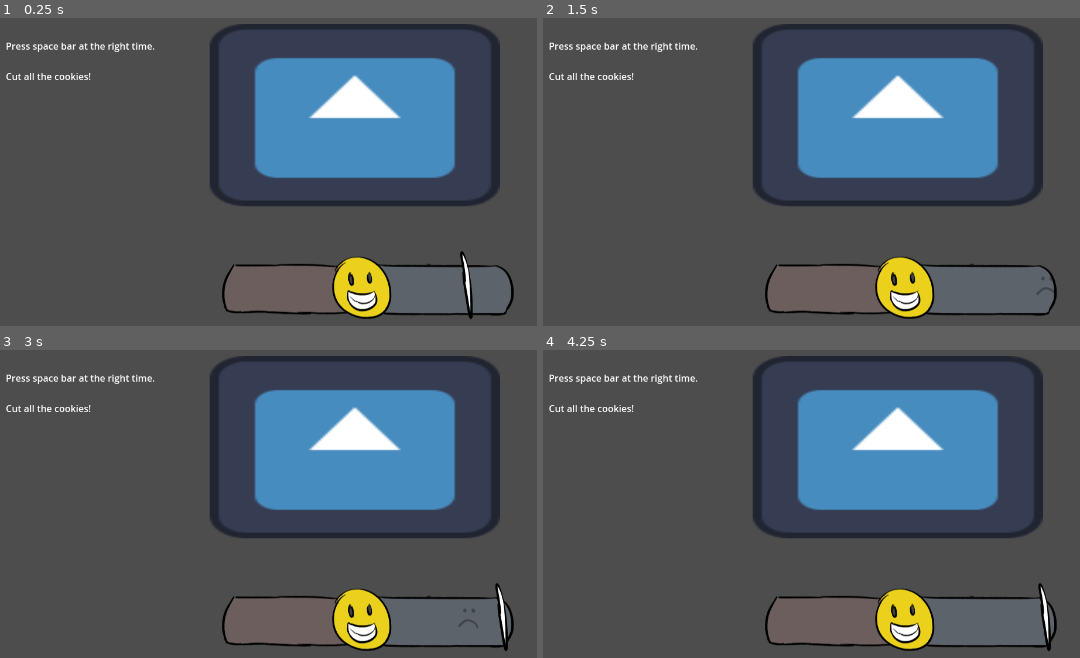
Above: before the commit, frames 1-4 (two rows, left to right).
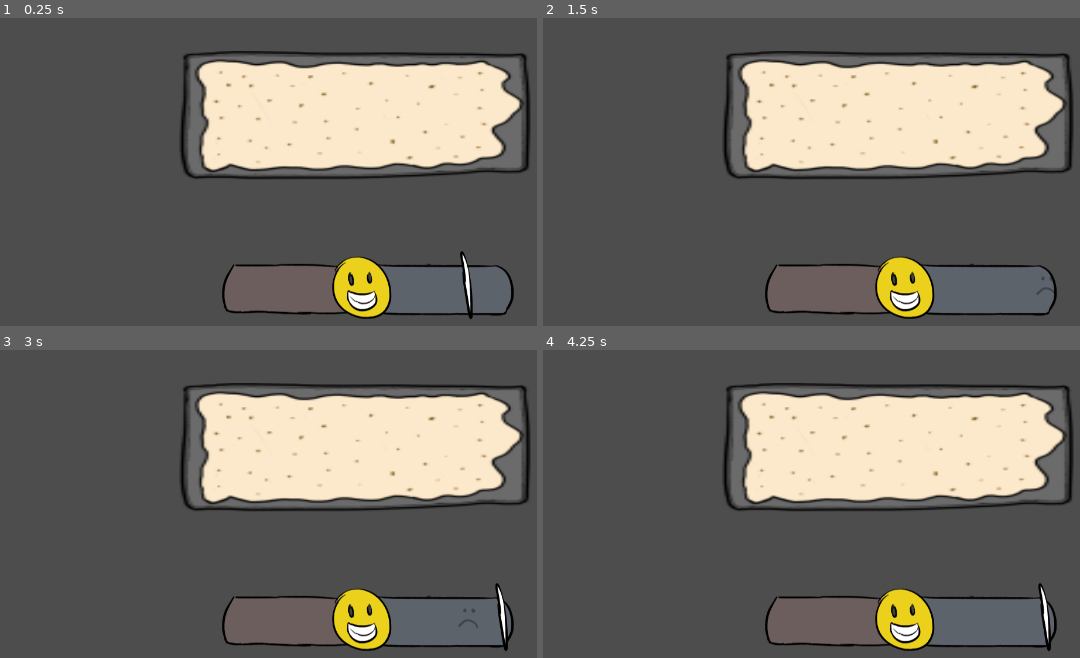
Above: after the commit, the same moments.

Repository: yanalex981/Tasty-Treads
Game: Godot game, scene res://Scenes/Microgames/CutterMicrogame.tscn
Same seed, same stepped clock (60 frames per second), same inputs: the game is played once before the commit and once after it. This scene is started directly instead of the project's main scene. The engine's default icon, where the game draws it, is replaced by a stand-in: a white triangle on a blue panel in a dark square.
Inputs:
- Up to frame 1 (0.25 s): no input
- Up to frame 2 (1.5 s): tap Space (interact) at 0.5, 1.25, 1.35 s; hold D (right) 0.53-1.28 s; tap Enter (ui_accept) at 0.6, 0.77, 1.07 s; hold S (down) from 1.28 s (still down)
- Up to frame 3 (3 s): tap Enter (ui_accept) at 1.52, 1.55, 1.82, 2.1 s; tap Space (interact) at 2, 2.75, 2.85 s; release S (down) at 2.03 s; hold D (right) 2.03-2.78 s; hold W (up) from 2.78 s (still down)
- Up to frame 4 (4.25 s): tap Enter (ui_accept) at 3.02, 3.05, 3.32, 3.6, 3.77, 4.07 s; tap Space (interact) at 3.5 s; release W (up) at 3.53 s; hold A (left) from 3.53 s (still down)

The runs differ from the first frame. In frame 1, 28% of the frame differs, in the area x 1-99%, y 1-62%; in frame 2, 28%; in frame 3, 28%; in frame 4, 28%.

Commit message:
Changed pan sprite
Pan sprite updated with new artwork. Also spawns in cookie holes on successful timing of beats.

Diff:
--- /dev/null
+++ b/Scenes/Microgames/CookieHole.tscn
@@ -0,0 +1,16 @@
+[gd_scene load_steps=4 format=3 uid="uid://brtd0j1s4tn1u"]
+
+[ext_resource type="Script" path="res://Scripts/Microgames/Cutting/CookieHole.gd" id="1_18om7"]
+[ext_resource type="Texture2D" uid="uid://pdst8wgxpcgg" path="res://Assets/Microgames/cookiePanGoodHole.png" id="1_fn4wo"]
+[ext_resource type="Texture2D" uid="uid://cvypwijxdx5r3" path="res://Assets/Microgames/cookiePanPerfectHole.png" id="2_thfxu"]
+
+[node name="CookieHole" type="Node2D"]
+script = ExtResource("1_18om7")
+
+[node name="GoodSprite" type="Sprite2D" parent="."]
+visible = false
+texture = ExtResource("1_fn4wo")
+
+[node name="PerfectSprite" type="Sprite2D" parent="."]
+visible = false
+texture = ExtResource("2_thfxu")
--- a/Scenes/Microgames/CutterMicrogame.tscn
+++ b/Scenes/Microgames/CutterMicrogame.tscn
@@ -1,10 +1,11 @@
-[gd_scene load_steps=9 format=3 uid="uid://bf170ixwfsgqe"]
+[gd_scene load_steps=10 format=3 uid="uid://bf170ixwfsgqe"]
 
 [ext_resource type="Script" path="res://Scripts/Microgames/Cutting/CutterMicrogame.gd" id="1_j6wog"]
-[ext_resource type="Texture2D" uid="uid://d1jylf2ps2072" path="res://icon.svg" id="1_vhcoq"]
+[ext_resource type="Texture2D" uid="uid://r856on8segq7" path="res://Assets/Microgames/cookiePanSpriteSheet.png" id="2_0vcw7"]
 [ext_resource type="Texture2D" uid="uid://bsnlpogoccg8o" path="res://Assets/Microgames/Minigame UI/timingBar.png" id="2_jpjhd"]
 [ext_resource type="Script" path="res://Scripts/Microgames/Cutting/BeatSpawner.gd" id="4_a0uo5"]
 [ext_resource type="PackedScene" uid="uid://cxh5xwbfxbeut" path="res://Scenes/Microgames/Beat.tscn" id="5_r8cut"]
+[ext_resource type="PackedScene" uid="uid://brtd0j1s4tn1u" path="res://Scenes/Microgames/CookieHole.tscn" id="6_tdrc7"]
 
 [sub_resource type="CircleShape2D" id="CircleShape2D_pw6io"]
 radius = 50.0
@@ -21,7 +22,47 @@
 [node name="DoughTray" type="Sprite2D" parent="."]
 position = Vector2(664, 368)
 scale = Vector2(3.875, 2.4375)
-texture = ExtResource("1_vhcoq")
+texture = ExtResource("2_0vcw7")
+region_enabled = true
+region_rect = Rect2(6, 33, 155, 90)
+
+[node name="CookieHoleSpawnPoints" type="Node2D" parent="DoughTray"]
+
+[node name="HoleSpawnPoint1" type="Marker2D" parent="DoughTray/CookieHoleSpawnPoints"]
+position = Vector2(-50, -19)
+
+[node name="HoleSpawnPoint2" type="Marker2D" parent="DoughTray/CookieHoleSpawnPoints"]
+position = Vector2(-30, -20)
+
+[node name="HoleSpawnPoint3" type="Marker2D" parent="DoughTray/CookieHoleSpawnPoints"]
+position = Vector2(-10, -18)
+
+[node name="HoleSpawnPoint4" type="Marker2D" parent="DoughTray/CookieHoleSpawnPoints"]
+position = Vector2(10, -21)
+
+[node name="HoleSpawnPoint5" type="Marker2D" parent="DoughTray/CookieHoleSpawnPoints"]
+position = Vector2(30, -18)
+
+[node name="HoleSpawnPoint6" type="Marker2D" parent="DoughTray/CookieHoleSpawnPoints"]
+position = Vector2(52, -17)
+
+[node name="HoleSpawnPoint7" type="Marker2D" parent="DoughTray/CookieHoleSpawnPoints"]
+position = Vector2(-55.2903, 17.3333)
+
+[node name="HoleSpawnPoint8" type="Marker2D" parent="DoughTray/CookieHoleSpawnPoints"]
+position = Vector2(-35.2903, 16.3333)
+
+[node name="HoleSpawnPoint9" type="Marker2D" parent="DoughTray/CookieHoleSpawnPoints"]
+position = Vector2(-15.2903, 18.3333)
+
+[node name="HoleSpawnPoint10" type="Marker2D" parent="DoughTray/CookieHoleSpawnPoints"]
+position = Vector2(4.70968, 15.3333)
+
+[node name="HoleSpawnPoint11" type="Marker2D" parent="DoughTray/CookieHoleSpawnPoints"]
+position = Vector2(24.7097, 18.3333)
+
+[node name="HoleSpawnPoint12" type="Marker2D" parent="DoughTray/CookieHoleSpawnPoints"]
+position = Vector2(46.7097, 19.3333)
 
 [node name="TimingBar" type="Sprite2D" parent="."]
 position = Vector2(683, 485.5)
@@ -49,11 +90,13 @@
 [node name="BeatSpawner" type="Node2D" parent="TimingBar"]
 script = ExtResource("4_a0uo5")
 beat_scene = ExtResource("5_r8cut")
+hole_scene = ExtResource("6_tdrc7")
 
 [node name="BeatSpawnLocation" type="Marker2D" parent="TimingBar/BeatSpawner"]
 position = Vector2(235, 175)
 
 [node name="UI" type="Control" parent="."]
+visible = false
 layout_mode = 3
 anchors_preset = 0
 offset_left = 17.0
--- a/Scripts/Microgames/Cutting/BeatSpawner.gd
+++ b/Scripts/Microgames/Cutting/BeatSpawner.gd
@@ -1,7 +1,9 @@
 extends Node2D
 
 @export var beat_scene: PackedScene
+@export var hole_scene: PackedScene
 @onready var spawn_position = $"BeatSpawnLocation"
+@onready var hole_spawner = get_parent().get_parent().get_child(0).get_child(0) # Points to tree location DoughTray/CookieHoleSpawnPoints
 
 const NUM_BEATS: int = 12
 const TIME_TO_SPAWN: int = 4 # IMPORTANT: Needs to be a multiple of BEATS_TO_MOVE parameter from Beat class or timing messes up. Currently working with double value.
@@ -10,13 +12,18 @@
 var timeSinceSpawn = 0
 var totalBeatsSpawned = 0
 var activeBeats = []
+var spawnPointIndex = 0
+var holeSpawnLocations
 
 func _ready():
+	# Spawn the first beat
 	var beat = beat_scene.instantiate()
 	get_parent().add_child.call_deferred(beat)
 	beat.global_position = spawn_position.position
 	totalBeatsSpawned += 1
 	activeBeats.push_back(beat)
+	# Set the hole spawn locations
+	holeSpawnLocations = hole_spawner.get_children()
 
 func _process(delta):
 	timeSinceSpawn += TIME_INCREASE_VALUE * delta
@@ -37,4 +44,11 @@
 
 func calculate_points():
 	if activeBeats.size() > 0:
+		# Create a new hole at the appropriate location
+		var newHole = hole_scene.instantiate()
+		newHole.spriteType = activeBeats[0].beatType
+		hole_spawner.add_child.call_deferred(newHole)
+		newHole.global_position = holeSpawnLocations[spawnPointIndex].position
+		spawnPointIndex += 1
+		# Remove the front beat from the queue
 		activeBeats.pop_front().delete()
--- /dev/null
+++ b/Scripts/Microgames/Cutting/CookieHole.gd
@@ -0,0 +1,21 @@
+extends Node2D
+
+@onready var good = $"GoodSprite"
+@onready var perfect = $"PerfectSprite"
+
+var spriteType = "bad"
+
+func _ready():
+	# Randomly pick a rotation for the hole
+	var rotate_degrees = randi_range(0, 360)
+	good.rotation_degrees = rotate_degrees
+	perfect.rotation_degrees = rotate_degrees
+
+func _process(delta):
+	setSprite(spriteType)
+
+func setSprite(spriteType):
+	if spriteType == "good":
+		good.visible = true
+	elif spriteType == "perfect":
+		perfect.visible = true
Binary file added: Assets/Microgames/cookiePanGoodHole.png
Not shown, added: Assets/Microgames/cookiePanGoodHole.png.import
Binary file added: Assets/Microgames/cookiePanPerfectHole.png
Not shown, added: Assets/Microgames/cookiePanPerfectHole.png.import
Binary file added: Assets/Microgames/cookiePanSpriteSheet.png
Not shown, added: Assets/Microgames/cookiePanSpriteSheet.png.import
